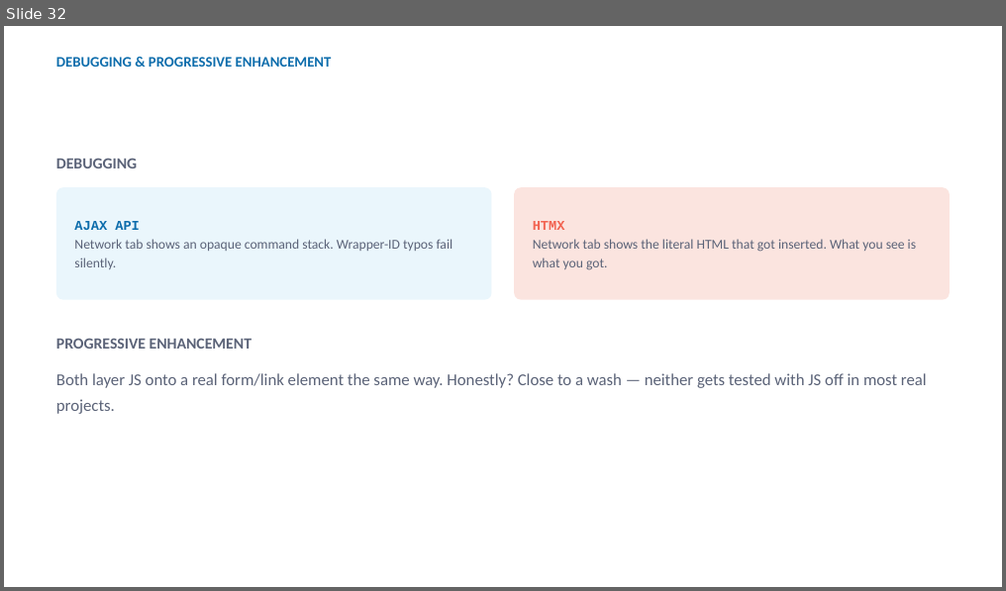
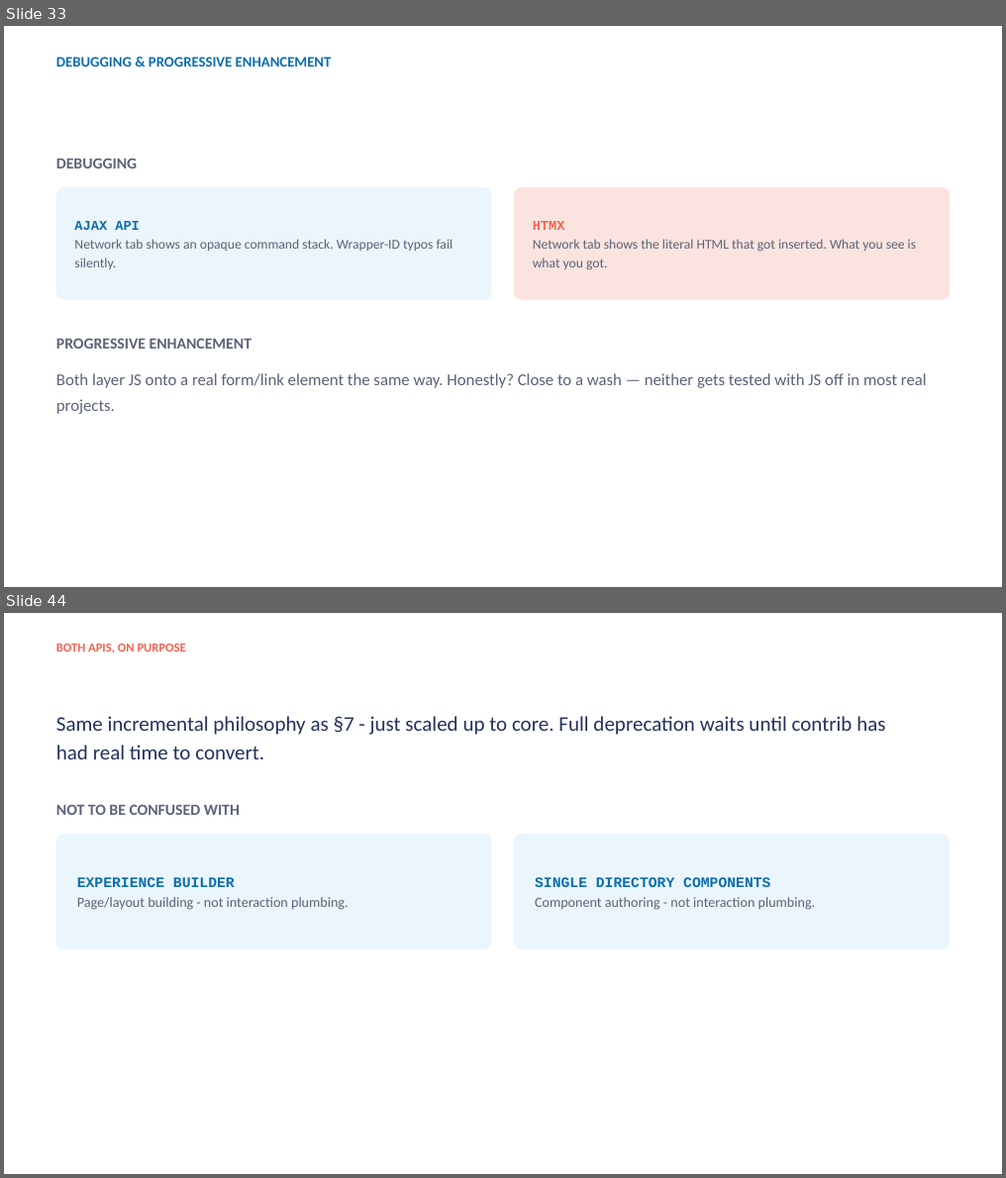
Before and after one commit to RChaubey16/drupalcon-rotterdam-session, a slide deck: Ajax to HTMX.pptx. Shown one above the other, each under a label of ours: slide 32 before the commit, slides 33 and 44 after it; the slides between them are not shown. The pictures are 1006x591 and 1006x1178 pixels, drawn with LibreOffice and Linux fonts; fonts in the diff are those of the drawing; background and template pictures are left out. Boxes give left, top, right and bottom in pixels: in the first picture for what was removed or moved away, otherwise in the second. Text is boxed around its words. In the diff, an @@ line names an element or a change of style, - is before the commit and + after.

```diff
--- a/Ajax to HTMX.pptx
+++ b/Ajax to HTMX.pptx
@@ slide 44 added at [4, 613, 1002, 1174], background picture (left out) @@
@@ text added at [56, 644, 186, 653], 12 pt, text #F26351, bold @@
+BOTH APIS, ON PURPOSE
@@ text added at [56, 716, 885, 760], 20 pt, text #23325D @@
+Same incremental philosophy as §7 - just scaled up to core. Full deprecation waits until contrib has had real time to convert.
@@ text added at [56, 804, 240, 815], 15 pt, text #5B6378, bold @@
+NOT TO BE CONFUSED WITH
@@ rounded rectangle added at [56, 834, 491, 950], fill #EAF6FC, 13.5 pt, text #5B6378 @@
+EXPERIENCE BUILDER
+Page/layout building - not interaction plumbing.
@@ rounded rectangle added at [515, 834, 949, 950], fill #EAF6FC, 13.5 pt, text #5B6378 @@
+SINGLE DIRECTORY COMPONENTS
+Component authoring - not interaction plumbing.
@@ what was slide 32 is now slide 33 @@
```
Also in this commit, not shown: 11 slides changed, 11 other slides added, 7 other files.
